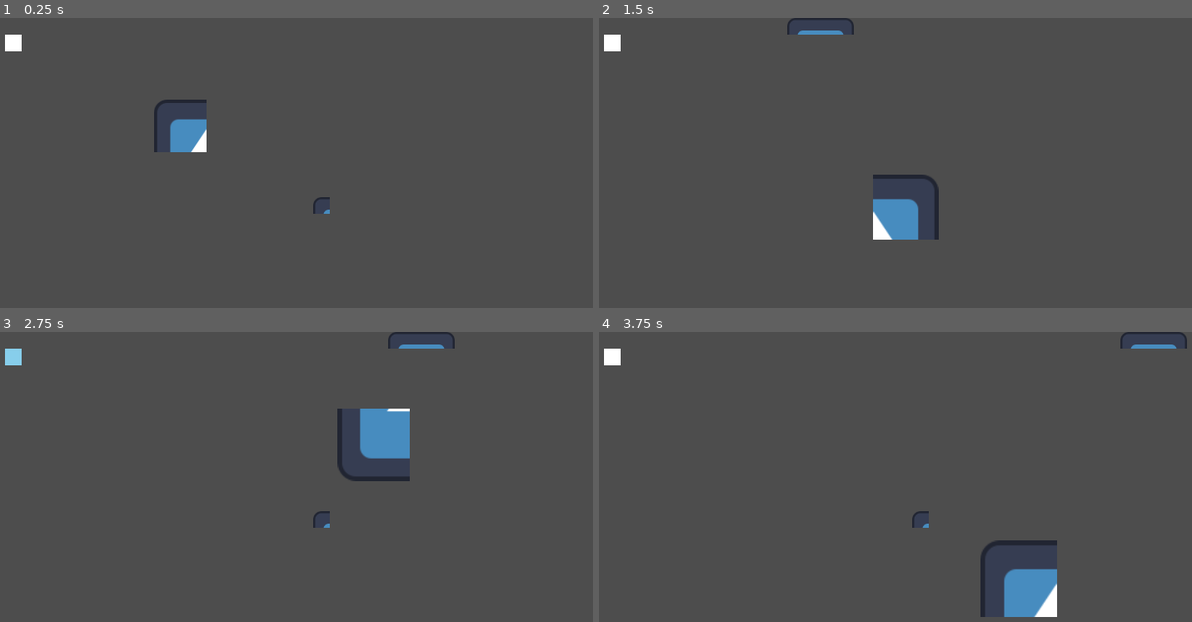
Above: before the commit, frames 1-4 (two rows, left to right).
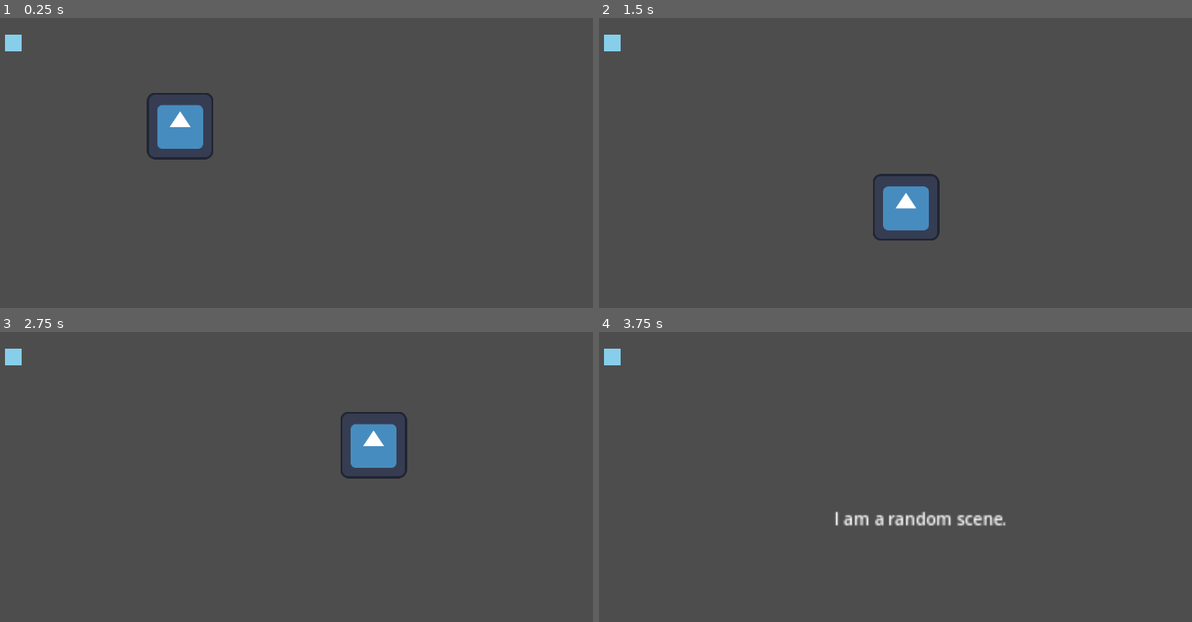
Above: after the commit, the same moments.

Repository: Kapendev/sashimi
Game: Godot game, scene res://source/app.tscn
Two runs of this game, one before a commit and one after it. Both use one fixed random seed, a clock stepped at 60 frames per second and the inputs below.
Inputs (mouse positions are in pixels of both pictures, inside the frame that each line leads up to):
- Up to frame 1 (0.25 s): no input
- Up to frame 2 (1.5 s): move the mouse to (1067, 186) at 0.52 s; hold Right (ui_right) 0.53-1.28 s; tap 0 (0) at 0.6 s; click (1067, 186) at 0.67 s; tap 1 (1) at 0.8, 1.35 s; move the mouse to (788, 223) at 1.27 s; hold Down (ui_down) from 1.28 s (still down); click (788, 223) at 1.42 s
- Up to frame 3 (2.75 s): tap A (a) at 1.55, 2.1 s; move the mouse to (385, 436) at 2.02 s; release Down (ui_down) at 2.03 s; hold Right (ui_right) from 2.03 s (still down); click (385, 436) at 2.17 s; tap D (d) at 2.3 s
- Up to frame 4 (3.75 s): move the mouse to (889, 595) at 2.77 s; release Right (ui_right) at 2.78 s; hold Up (ui_up) 2.78-3.53 s; tap D (d) at 2.85 s; click (889, 595) at 2.92 s; tap E (e) at 3.05, 3.6 s; move the mouse to (1120, 575) at 3.52 s; hold Left (ui_left) from 3.53 s (still down); click (1120, 575) at 3.67 s

The runs differ from the first frame. In frame 1, 1.6% of the frame differs, in the area x 0-56%, y 5-68%; in frame 2, 1.8%; in frame 3, 1.9%; in frame 4, 3.1%, in the area x 0-100%, y 0-99%.

Commit message:
New new stuff.

Diff:
--- a/source/app.gd
+++ b/source/app.gd
@@ -1,52 +1,25 @@
 extends Node
 
-const basic = preload("res://source/sashimi/basic.gd")
+const core  := preload("sashimi/core.gd")
+const icon  := preload("../icon.svg")
+const scene := preload("scene.tscn")
 
-var can_follow: bool
-var animation1: basic.SpriteAnimation
-var animation2: basic.SpriteAnimation
-var sprite: basic.Sprite
-
-var map: basic.Map
+var sprite: Sprite2D
 
 func _ready() -> void:
-	basic.test_script()
-	basic.ready_script(self)
-	print(basic.read("secret.txt"))
-
-	var temp := basic.add_sliced_sprite("../icon.svg", 32, 32, 0, 0)
-	temp.position = basic.resolution() * Vector2(0.5, 0.5)
-
-	can_follow = true
-	animation1 = basic.make_sprite_animation(0, 2, 4)
-	animation2 = basic.make_sprite_animation(1, 2, 4)
-	sprite = basic.add_animated_sprite("../icon.svg", 64, 64, 0, 0, animation1)
-
-	map = basic.add_map("../icon.svg", 4, 4, 32, 32)
+	core.ready_script(self)
+	sprite = core.add_sprite(icon)
+	core.print_current_scene()
 
 func _process(dt: float) -> void:
-	if basic.is_just_pressed("q"): basic.quit()
-	if basic.is_just_pressed("1"):
-		map.put(0, 0, 0)
-		map.put(0, 1, 1)
-		map.put(0, 2, 2)
-		map.put(0, 3, 3)
-
-	var slowdown := 0.3
-	var position_value := basic.mouse_world_position()
-	var scale_value := basic.to_v2((position_value.x / basic.resolution_width()) * 2 + 1)
-	if can_follow:
-		sprite.follow_position_with_slowdown(position_value, Vector2(dt, dt), slowdown)
-		sprite.follow_scale_with_slowdown(scale_value, Vector2(dt, dt), slowdown)
-		map.position.x = basic.mouse_screen_position().x
-
-	if sprite.has_point(basic.mouse_screen_position()):
-		basic.draw_rect(Rect2(32, 32, 32, 32), Color.SKY_BLUE)
-		sprite.play(animation2)
-	else:
-		basic.draw_rect(Rect2(32, 32, 32, 32), Color.WHITE)
-		sprite.play(animation1)
-
-	if basic.button(sprite):
-		can_follow = not can_follow
-		print("Pressed a button! ", basic.elapsed_tick_count())
+	if core.is_just_pressed("q"): core.quit()
+	if core.is_just_pressed("e"):
+		core.enter(scene)
+		core.print_current_scene()
+	core.draw_rect(Rect2(32, 32, 32, 32), Color.SKY_BLUE)
+	core.follow_position_with_slowdown(
+		sprite,
+		core.mouse_screen_position(),
+		core.to_v2(dt),
+		0.3,
+	)
--- a/source/sashimi/basic.gd
+++ b/source/sashimi/core.gd
@@ -7,14 +7,14 @@
 # ---
 
 extends RefCounted
-class_name SashimiBasic
-
-static var basic_state: BasicState
-
-const INT_MIN   := -9223372036854775808
-const INT_MAX   := 9223372036854775807
-const FLOAT_MIN := -1.79769e308
-const FLOAT_MAX := 1.79769e308
+class_name SashimiCore
+
+static var core_state: CoreState
+
+const MIN_INT   := -9223372036854775808
+const MAX_INT   := 9223372036854775807
+const MIN_FLOAT := -1.79769e308
+const MAX_FLOAT := 1.79769e308
 
 const GRAY1 := Color("202020")
 const GRAY2 := Color("606060")
@@ -29,19 +29,23 @@
 const TYPE_ERROR_MESSAGE := "Function does not support the given type."
 const MAP_ERROR_MESSAGE := "Tile does not exist."
 
-const ASSETS_PATH := "res://assets/"
+const DEFAULT_ASSETS_PATH := "res://assets/"
 const TEXT_FILE_TYPES := ["txt", "ini", "sv", "md"]
 
 # ( General Utilities )
 
-class BasicState extends Node2D:
+class CoreState extends Node2D:
 	var time: float
 	var tick_count: int
 	var shapes: Array[Rect2]
 	var colors: Array[Color]
-
-	func _init() -> void:
+	var current_scene: Node
+	var assets_path: String
+
+	func _ready() -> void:
+		assets_path = DEFAULT_ASSETS_PATH
 		z_index = 999
+		SashimiCore.enter(Node.new())
 		if not InputMap.has_action("0"):
 			for c: String in DIGIT_CHARS:
 				var event := InputEventKey.new()
@@ -71,8 +75,8 @@
 			InputMap.action_add_event("mouse_right", mouse_event2)
 
 	func _process(dt: float) -> void:
-		time = fmod((time + dt), FLOAT_MAX)
-		tick_count = (tick_count + 1) % INT_MAX
+		time = fmod((time + dt), MAX_FLOAT)
+		tick_count = (tick_count + 1) % MAX_INT
 		if len(shapes) != 0: queue_redraw()
 
 	func _draw() -> void:
@@ -87,7 +91,7 @@
 	return value is Vector2 or value is Vector3 or value is Vector4
 
 static func quit() -> void:
-	basic_state.get_tree().quit()
+	core_state.get_tree().quit()
 
 static func panic(message: String) -> void:
 	print(message)
@@ -95,16 +99,27 @@
 	@warning_ignore("assert_always_false")
 	assert(0, message)
 
-static func enter(path: String) -> void:
-	basic_state.get_tree().change_scene(ASSETS_PATH + path)
-
+static func enter(scene: Variant) -> void:
+	if core_state.current_scene != null: core_state.current_scene.queue_free()
+	if scene is PackedScene: core_state.current_scene = scene.instantiate()
+	elif scene is Node: core_state.current_scene = scene
+	else: panic(TYPE_ERROR_MESSAGE)
+	add_child(core_state.current_scene, core_state)
+
+static func print_current_scene() -> void:
+	print(core_state.current_scene.name, ":")
+	for child in core_state.current_scene.get_children():
+		print("  ", child.name)
+
+# TODO: Think about it. I only use it for text files. Also assets path in Godot is maybe weird.
+# NOTE: There is also this thing about exporting and not including some files...
 static func read(path: String) -> Variant:
 	for type: String in TEXT_FILE_TYPES:
 		if (path.ends_with(type)):
-			var file := FileAccess.open(ASSETS_PATH + path, FileAccess.READ)
+			var file := FileAccess.open(core_state.assets_path + path, FileAccess.READ)
 			if file == null: return null
 			return file.get_as_text()
-	return load(ASSETS_PATH + path)
+	return load(core_state.assets_path + path)
 
 static func to_v2(value: Variant) -> Vector2:
 	if value is bool:
@@ -191,43 +206,49 @@
 		return 0.0
 
 static func follow_position(object: Variant, to: Variant, delta: Variant) -> void:
+	if object == null: return
 	object.position = move_to(object.position, to, delta)
 
 static func follow_rotation(object: Variant, to: Variant, delta: Variant) -> void:
+	if object == null: return
 	object.rotation = move_to(object.rotation, to, delta)
 
 static func follow_scale(object: Variant, to: Variant, delta: Variant) -> void:
+	if object == null: return
 	object.scale = move_to(object.scale, to, delta)
 
 static func follow_position_with_slowdown(object: Variant, to: Variant, delta: Variant, slowdown: float) -> void:
+	if object == null: return
 	object.position = move_to_with_slowdown(object.position, to, delta, slowdown)
 
 static func follow_rotation_with_slowdown(object: Variant, to: Variant, delta: Variant, slowdown: float) -> void:
+	if object == null: return
 	object.rotation = move_to_with_slowdown(object.rotation, to, delta, slowdown)
 
 static func follow_scale_with_slowdown(object: Variant, to: Variant, delta: Variant, slowdown: float) -> void:
+	if object == null: return
 	object.scale = move_to_with_slowdown(object.scale, to, delta, slowdown)
 
 static func elapsed_time() -> float:
-	return basic_state.time
+	return core_state.time
 
 static func elapsed_tick_count() -> float:
-	return basic_state.tick_count
+	return core_state.tick_count
 
 static func resolution_width() -> int:
-	return basic_state.get_tree().get_root().content_scale_size.x
+	return core_state.get_tree().get_root().content_scale_size.x
 
 static func resolution_height() -> int:
-	return basic_state.get_tree().get_root().content_scale_size.y
+	return core_state.get_tree().get_root().content_scale_size.y
 
 static func resolution() -> Vector2:
-	return basic_state.get_tree().get_root().content_scale_size
+	return core_state.get_tree().get_root().content_scale_size
 
 static func mouse_screen_position() -> Vector2:
-	return basic_state.get_viewport().get_mouse_position()
+	return core_state.get_viewport().get_mouse_position()
 
 static func mouse_world_position() -> Vector2:
-	return basic_state.get_global_mouse_position()
+	return core_state.get_global_mouse_position()
 
 static func is_pressed(action: String) -> bool:
 	return Input.is_action_pressed(action)
@@ -247,17 +268,24 @@
 	return result
 
 static func draw_rect(shape: Rect2, color: Color) -> void:
-	basic_state.shapes.append(shape)
-	basic_state.colors.append(color)
+	core_state.shapes.append(shape)
+	core_state.colors.append(color)
+
+static func set_parent(node: Node) -> void:
+	core_state.current_scene = node
+
+static func reset_parent() -> void:
+	core_state.current_scene = core_state
 
 static func add_child(node: Node, to: Node) -> Variant:
-	to.add_child(node)
-	if node is Node2D:
-		node.z_as_relative = false
+	if node.name.is_empty(): node.name = "node"
+	else: node.name = node.name.to_lower()
+	if node is Node2D: node.z_as_relative = false
+	to.add_child(node, true)
 	return node
 
 static func add_node(node: Node) -> Variant:
-	return add_child(node, basic_state)
+	return add_child(node, core_state.current_scene)
 
 # ( Sprite Animation )
 
@@ -320,56 +348,39 @@
 			animation = other
 
 	func has_point(point: Vector2) -> bool:
-		return SashimiBasic.has_point(self, point)
+		return SashimiCore.has_point(self, point)
 
 	func has_area(area: Rect2) -> bool:
-		return SashimiBasic.has_area(self, area)
-
-	func follow_position(to: Vector2, delta: Vector2) -> void:
-		position = SashimiBasic.move_to(position, to, delta)
-
-	func follow_rotation(to: float, delta: float) -> void:
-		rotation = SashimiBasic.move_to(rotation, to, delta)
-
-	func follow_scale(to: Vector2, delta: Vector2) -> void:
-		scale = SashimiBasic.move_to(scale, to, delta)
-
-	func follow_position_with_slowdown(to: Vector2, delta: Vector2, slowdown: float) -> void:
-		position = SashimiBasic.move_to_with_slowdown(position, to, delta, slowdown)
-
-	func follow_rotation_with_slowdown(to: float, delta: float, slowdown: float) -> void:
-		rotation = SashimiBasic.move_to_with_slowdown(rotation, to, delta, slowdown)
-
-	func follow_scale_with_slowdown(to: Vector2, delta: Vector2, slowdown: float) -> void:
-		scale = SashimiBasic.move_to_with_slowdown(scale, to, delta, slowdown)
-
-static func make_animated_sprite(path: String, width: int, height: int, atlas_left: int, atlas_top: int, animation: SpriteAnimation) -> Sprite:
+		return SashimiCore.has_area(self, area)
+
+static func make_animated_sprite(texture: Texture2D, width: int, height: int, atlas_left: int, atlas_top: int, animation: SpriteAnimation) -> Sprite:
 	var result := Sprite.new()
+	result.name = "sprite"
 	result.width = width
 	result.height = height
 	result.atlas_left = atlas_left
 	result.atlas_top = atlas_top
 	result.animation = animation
-	result.texture = read(path)
-	return result
-
-static func make_sliced_sprite(path: String, width: int, height: int, atlas_left: int, atlas_top: int) -> Sprite:
-	return make_animated_sprite(path, width, height, atlas_left, atlas_top, null)
-
-static func make_sprite(path: String) -> Sprite:
-	var result := make_animated_sprite(path, 0, 0, 0, 0, null)
+	result.texture = texture
+	return result
+
+static func make_sliced_sprite(texture: Texture2D, width: int, height: int, atlas_left: int, atlas_top: int) -> Sprite:
+	return make_animated_sprite(texture, width, height, atlas_left, atlas_top, null)
+
+static func make_sprite(texture: Texture2D) -> Sprite:
+	var result := make_animated_sprite(texture, 0, 0, 0, 0, null)
 	result.width = result.texture.get_width()
 	result.height = result.texture.get_height()
 	return result
 
-static func add_animated_sprite(path: String, width: int, height: int, atlas_left: int, atlas_top: int, animation: SpriteAnimation) -> Sprite:
-	return add_node(make_animated_sprite(path, width, height, atlas_left, atlas_top, animation))
-
-static func add_sliced_sprite(path: String, width: int, height: int, atlas_left: int, atlas_top: int) -> Sprite:
-	return add_node(make_sliced_sprite(path, width, height, atlas_left, atlas_top))
-
-static func add_sprite(path: String) -> Sprite:
-	return add_node(make_sprite(path))
+static func add_animated_sprite(texture: Texture2D, width: int, height: int, atlas_left: int, atlas_top: int, animation: SpriteAnimation) -> Sprite:
+	return add_node(make_animated_sprite(texture, width, height, atlas_left, atlas_top, animation))
+
+static func add_sliced_sprite(texture: Texture2D, width: int, height: int, atlas_left: int, atlas_top: int) -> Sprite:
+	return add_node(make_sliced_sprite(texture, width, height, atlas_left, atlas_top))
+
+static func add_sprite(texture: Texture2D) -> Sprite:
+	return add_node(make_sprite(texture))
 
 # ( Tile Map )
 
@@ -377,11 +388,9 @@
 	var tiles: PackedInt32Array
 	var tile_width: int
 	var tile_height: int
-	var row_count: int
-	var col_count: int
 	var texture: Texture2D
-	const max_row_count := 128
-	const max_col_count := 128
+	const row_count := 128
+	const col_count := 128
 
 	# TODO: Maybe make it work with a camera.
 	func _draw() -> void:
@@ -411,34 +420,33 @@
 		return row >= 0 and row < row_count and col >= 0 and col < col_count
 
 	func take(row: int, col: int) -> int:
-		if not has(row, col): SashimiBasic.panic(MAP_ERROR_MESSAGE)
+		if not has(row, col): SashimiCore.panic(MAP_ERROR_MESSAGE)
 		return tiles[col_count * row + col]
 
-	func put(row: int, col: int, value: int) -> void:
-		if not has(row, col): SashimiBasic.panic(MAP_ERROR_MESSAGE)
+	func put(value: int, row: int, col: int) -> void:
+		if not has(row, col): SashimiCore.panic(MAP_ERROR_MESSAGE)
 		tiles[col_count * row + col] = value
 		queue_redraw()
 
 	# TODO: Not done yet.
 	func parse(path: String) -> void:
-		var text: String = SashimiBasic.read(path)
+		var text: String = SashimiCore.read(path)
 		for line in text.rsplit("\n"):
 			print(line)
 
-static func make_map(texture_path: String, row_count: int, col_count: int, tile_width: int, tile_height: int) -> Map:
+static func make_map(texture: Texture2D, tile_width: int, tile_height: int) -> Map:
 	var result := Map.new()
+	result.name = "map"
 	result.tile_width = tile_width
 	result.tile_height = tile_height
-	result.row_count = row_count
-	result.col_count = col_count
-	result.texture = read(texture_path)
+	result.texture = texture
 	result.tiles = []
-	for i: int in range(result.max_row_count * result.max_col_count):
+	for i: int in range(result.row_count * result.col_count):
 		result.tiles.append(-1)
 	return result
 
-static func add_map(texture_path: String, row_count: int, col_count: int, tile_width: int, tile_height: int) -> Map:
-	return add_node(make_map(texture_path, row_count, col_count, tile_width, tile_height))
+static func add_map(texture: Texture2D, tile_width: int, tile_height: int) -> Map:
+	return add_node(make_map(texture, tile_width, tile_height))
 
 # ( GUI )
 
@@ -478,7 +486,7 @@
 
 	func take() -> Variant:
 		if is_some():
-			SashimiBasic.panic("Fault `{0}` was detected.".format([fault]))
+			SashimiCore.panic("Fault `{0}` was detected.".format([fault]))
 		return value
 
 	func take_or() -> Variant:
@@ -497,13 +505,13 @@
 # ( Script )
 
 static func is_script_ready() -> bool:
-	return basic_state != null and basic_state.is_inside_tree()
+	return core_state != null
 
 static func ready_script(parent: Node) -> void:
-	if basic_state != null and basic_state.is_inside_tree(): return
-	basic_state = BasicState.new()
-	basic_state.name = "sashimi_basic_state"
-	parent.add_child(basic_state)
+	if is_script_ready(): return
+	core_state = CoreState.new()
+	core_state.name = "sashimi_core_state"
+	parent.add_child(core_state)
 
 static func test_script() -> void:
 	assert(none().is_none() == true);
--- /dev/null
+++ b/source/scene.tscn
@@ -0,0 +1,20 @@
+[gd_scene format=3 uid="uid://lbd7aa2xub4s"]
+
+[node name="scene" type="Node"]
+
+[node name="label" type="Label" parent="."]
+anchors_preset = 15
+anchor_right = 1.0
+anchor_bottom = 1.0
+offset_left = -640.0
+offset_top = -360.0
+offset_right = -640.0
+offset_bottom = -360.0
+grow_horizontal = 2
+grow_vertical = 2
+scale = Vector2(2, 2)
+size_flags_horizontal = 4
+text = "I am a random scene."
+horizontal_alignment = 1
+vertical_alignment = 1
+metadata/_edit_lock_ = true
Not shown: 1 places in source/app.tscn that only renumber resources
